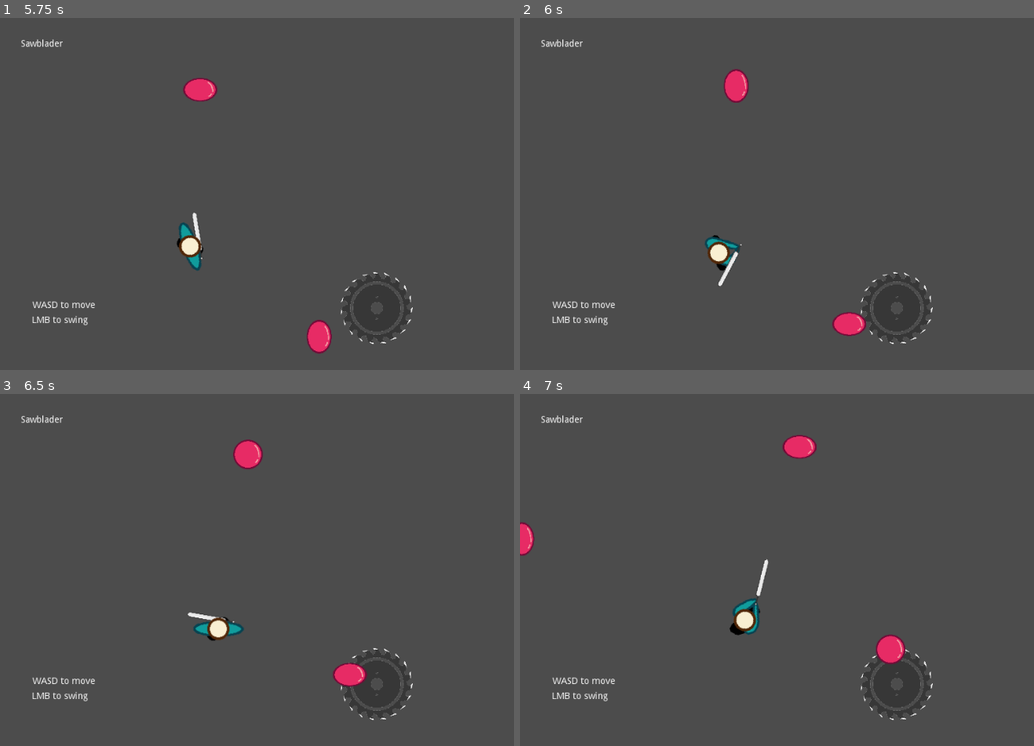
Above: before the commit, frames 1-4 (two rows, left to right).
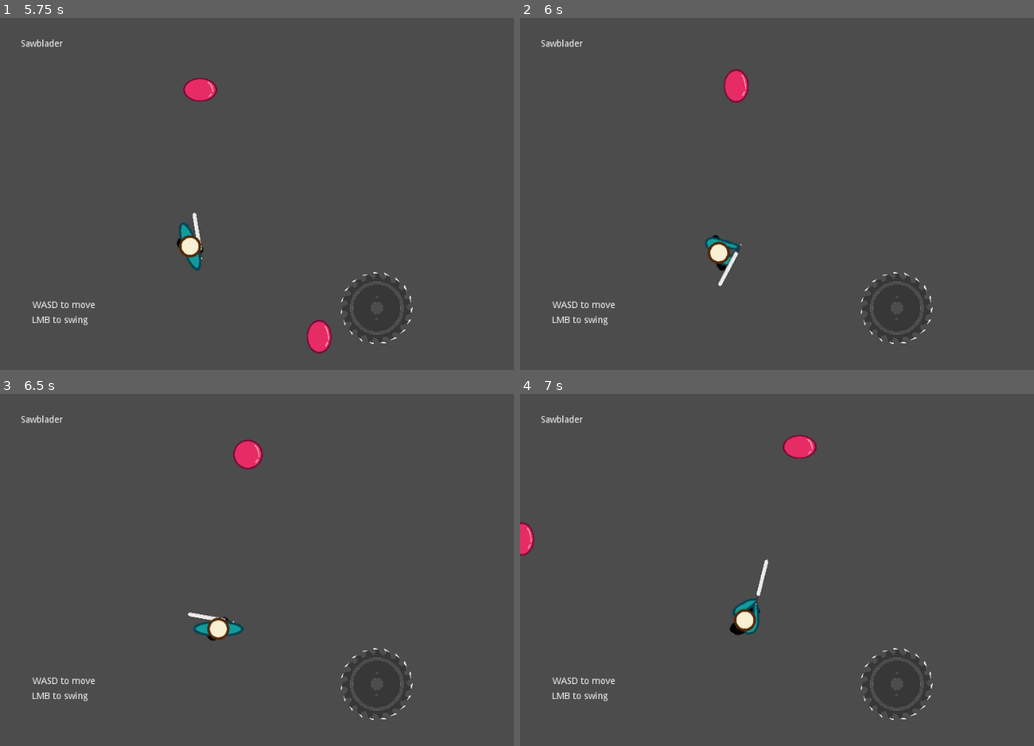
Above: after the commit, the same moments.

Repository: Zircon332/Sawblader
Game: Godot game, scene res://scenes/main.tscn
The game is run twice, just before and just after one commit, with the same random seed, the same clock (stepped at 60 frames per second) and the same inputs.
Inputs (mouse positions are in pixels of both pictures, inside the frame that each line leads up to):
- Up to frame 1 (5.75 s): move the mouse to (452, 176) at 0.52 s; hold D (move_right) 0.53-1.28 s; click (452, 176) at 0.6 s; move the mouse to (190, 211) at 1.27 s; hold S (move_down) 1.28-2.03 s; click (190, 211) at 1.35 s; move the mouse to (375, 116) at 2.02 s; hold D (move_right) 2.03-2.78 s; click (375, 116) at 2.1 s; move the mouse to (282, 264) at 2.77 s; hold W (move_up) 2.78-3.53 s; click (282, 264) at 2.85 s; move the mouse to (503, 246) at 3.52 s; hold A (move_left) 3.53-5.03 s; click (503, 246) at 3.6 s; move the mouse to (123, 141) at 4.27 s; click (123, 141) at 4.35 s; move the mouse to (344, 194) at 5.02 s; hold S (move_down) from 5.03 s (still down); click (344, 194) at 5.1 s
- Up to frame 2 (6 s): move the mouse to (741, 106) at 5.77 s; release S (move_down) at 5.78 s; hold D (move_right) from 5.78 s (still down); click (741, 106) at 5.85 s
- Up to frame 3 (6.5 s): keep holding D (move_right)
- Up to frame 4 (7 s): move the mouse to (972, 552) at 6.52 s; release D (move_right) at 6.53 s; hold W (move_up) from 6.53 s (still down); click (972, 552) at 6.6 s

Frame 1 is identical in both runs. In frame 2, 0.4% of the frame differs, in the area x 60-68%, y 83-91%; in frame 3, 0.4%; in frame 4, 0.4%, in the area x 69-75%, y 68-77%.

Commit message:
saw hit enemy

Diff:
--- a/entities/saw/saw.gd
+++ b/entities/saw/saw.gd
@@ -16,6 +16,7 @@
 
 	move_and_slide(velocity)
 	bounce()
+	kill_enemy()
 
 
 func calculate_friction():
@@ -32,3 +33,10 @@
 
 func hit(strength, angle):
 	velocity = Vector2.UP.rotated(angle) * strength * 10
+
+
+func kill_enemy():
+	var areas = $Area2D.get_overlapping_areas()
+	for area in areas:
+		if area.is_in_group('enemy'):
+			area.die()
--- a/entities/saw/saw.tscn
+++ b/entities/saw/saw.tscn
@@ -18,3 +18,10 @@
 
 [node name="CollisionShape2D" type="CollisionShape2D" parent="."]
 shape = SubResource( 1 )
+
+[node name="Area2D" type="Area2D" parent="."]
+collision_layer = 0
+collision_mask = 4
+
+[node name="CollisionShape2D2" type="CollisionShape2D" parent="Area2D"]
+shape = SubResource( 1 )
--- a/entities/slime/slime.gd
+++ b/entities/slime/slime.gd
@@ -28,3 +28,7 @@
 
 func _on_VisibilityNotifier2D_viewport_exited(viewport):
 	queue_free()
+
+
+func die():
+	queue_free()
--- a/entities/slime/slime.tscn
+++ b/entities/slime/slime.tscn
@@ -38,7 +38,7 @@
 "values": [ 0, 1, 2, 3, 4, 5 ]
 }
 
-[node name="Slime" type="Area2D"]
+[node name="Slime" type="Area2D" groups=["enemy"]]
 collision_layer = 4
 script = ExtResource( 1 )
 
